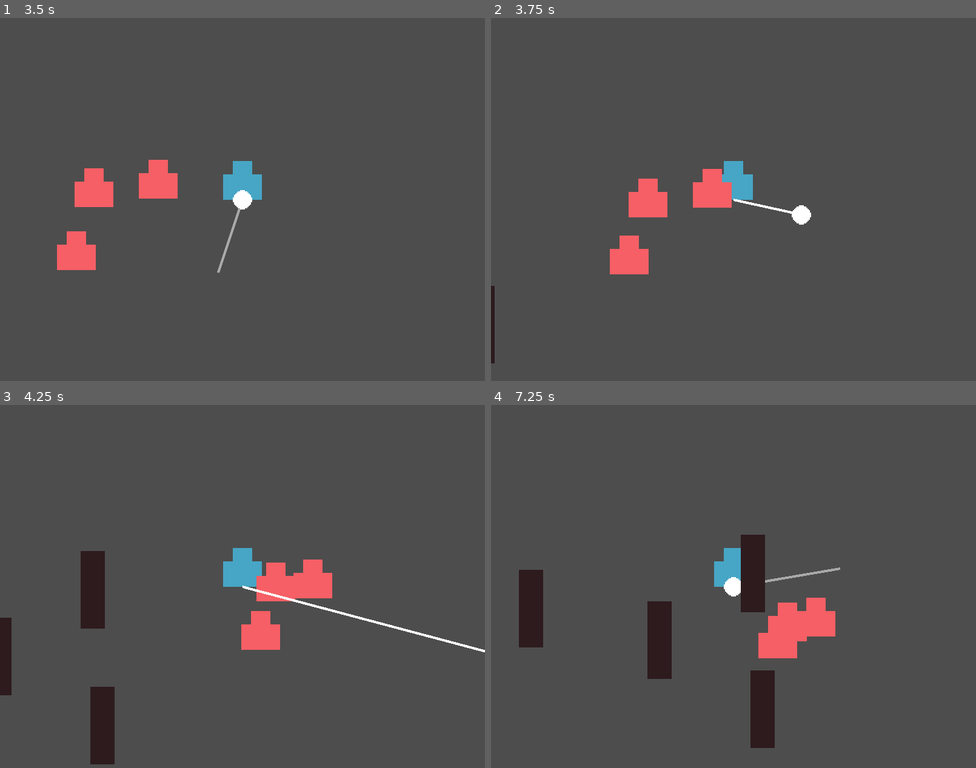
Above: before the commit, frames 1-4 (two rows, left to right).
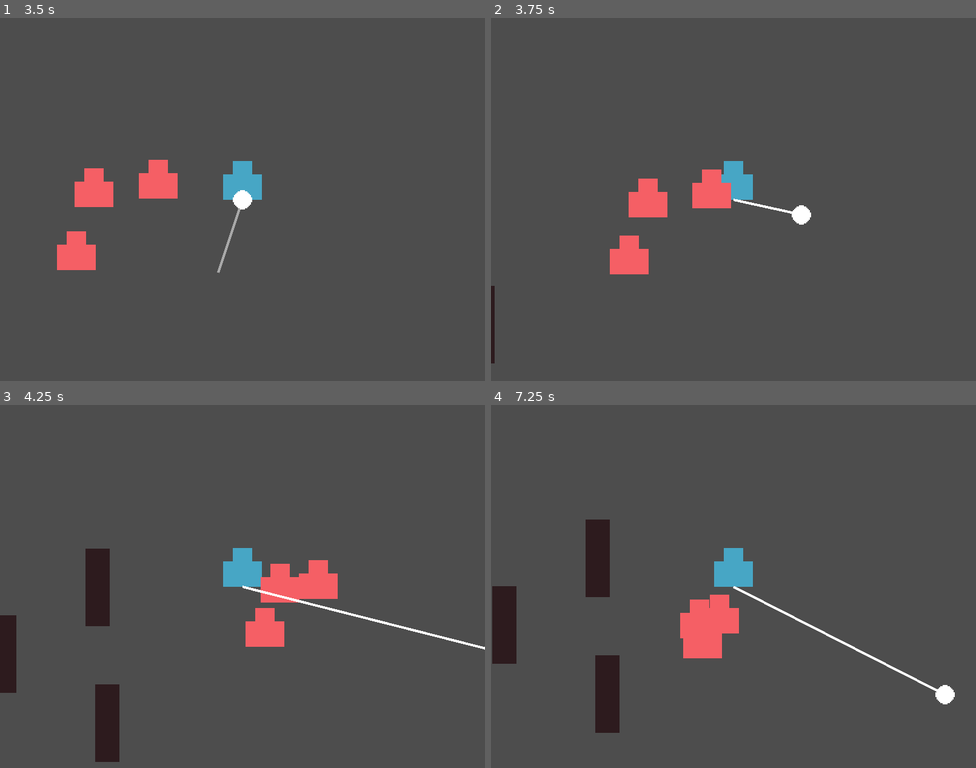
Above: after the commit, the same moments.

Repository: martindzejky/gmtk2025
Game: Godot game, scene res://main.tscn
Two runs of this game, one before a commit and one after it. Both use one fixed random seed, a clock stepped at 60 frames per second and the inputs below.
Inputs (mouse positions are in pixels of both pictures, inside the frame that each line leads up to):
- Up to frame 1 (3.5 s): move the mouse to (349, 181) at 0.52 s; hold D (move_right) 0.53-1.28 s; click (349, 181) at 0.6 s; move the mouse to (145, 217) at 1.27 s; hold S (move_down) 1.28-2.03 s; click (145, 217) at 1.35 s; move the mouse to (291, 119) at 2.02 s; hold D (move_right) 2.03-2.78 s; click (291, 119) at 2.1 s; move the mouse to (218, 272) at 2.77 s; hold W (move_up) from 2.78 s (still down); click (218, 272) at 2.85 s
- Up to frame 2 (3.75 s): move the mouse to (879, 253) at 3.52 s; release W (move_up) at 3.53 s; hold A (move_left) from 3.53 s (still down); click (879, 253) at 3.6 s
- Up to frame 3 (4.25 s): keep holding A (move_left)
- Up to frame 4 (7.25 s): move the mouse to (588, 532) at 4.27 s; click (588, 532) at 4.35 s; move the mouse to (757, 586) at 5.02 s; release A (move_left) at 5.03 s; hold S (move_down) 5.03-5.78 s; click (757, 586) at 5.1 s; move the mouse to (660, 495) at 5.77 s; hold D (move_right) 5.78-6.53 s; click (660, 495) at 5.85 s; move the mouse to (840, 568) at 6.52 s; hold W (move_up) from 6.53 s (still down); click (840, 568) at 6.6 s

Frame 1 is identical in both runs. In frame 2, less than 0.1% of the frame differs, in the area x 41-50%, y 41-53%; in frame 3, 2.2%; in frame 4, 11%, in the area x 0-96%, y 31-95%.

Commit message:
enemies get slower as you tie them
Signed-off-by: Martin Jakubik <martindzejky@gmail.com>

Diff:
--- a/scripts/enemy.gd
+++ b/scripts/enemy.gd
@@ -4,9 +4,16 @@
 var speed := 50.0
 
 func _physics_process(_delta):
-  var direction := global_position.direction_to(Game.player.global_position)
-  velocity = direction * speed
-  move_and_slide()
+  if global_position.distance_to(Game.player.global_position) > 20:
+    var direction := global_position.direction_to(Game.player.global_position)
+    velocity = direction * get_speed()
+    move_and_slide()
 
 func is_hooked():
   return Game.hook.state == Hook.State.HOOKED and Game.hook.get_parent() == self
+
+func get_speed():
+  if not is_hooked():
+    return speed
+
+  return lerpf(speed/2, speed/10, Game.hook.get_catch_percentage())
--- a/scripts/hook.gd
+++ b/scripts/hook.gd
@@ -96,7 +96,7 @@
         catch_enemy(get_parent())
         unhook()
 
-      progress_bar.value = abs(total_angle_change) / (2 * PI)
+      progress_bar.value = get_catch_percentage()
 
 func _draw():
   if state != State.WITH_PLAYER:
@@ -117,3 +117,9 @@
     call_deferred('hook_to_enemy', body)
   else:
     state = State.RETURNING
+
+func get_catch_percentage():
+  if state != State.HOOKED:
+    return 0.0
+
+  return abs(total_angle_change) / (2 * PI)
